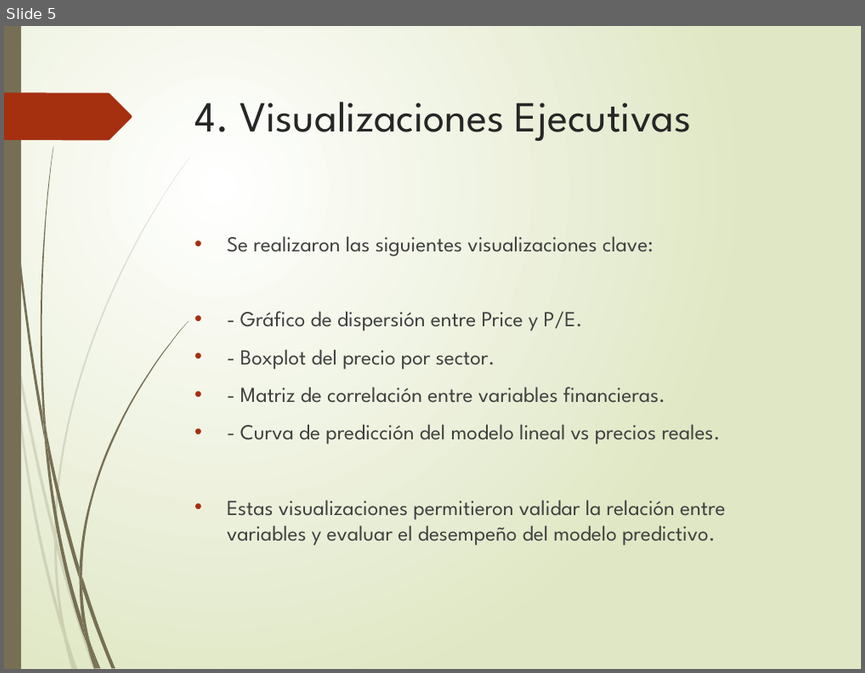
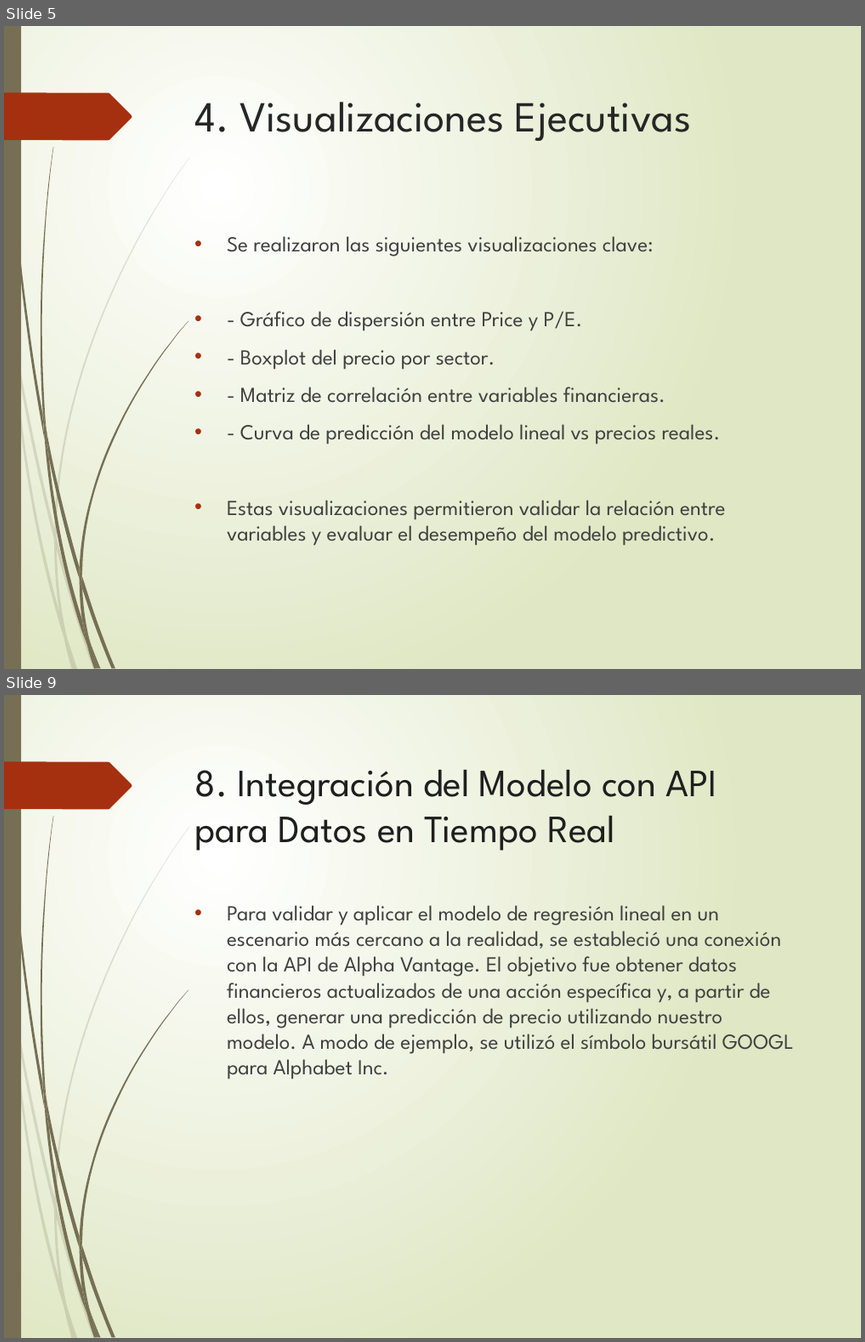
Before and after one commit to Mart1n2015/CODERHOUSE-DSII, a slide deck: Presentacion_Proyecto_DSII_Cerioli.pptx. Shown one above the other, each under a label of ours: slide 5 before the commit, slides 5 and 9 after it; the slides between them are not shown. The pictures are 865x673 and 865x1342 pixels, drawn with LibreOffice and Linux fonts; fonts in the diff are those of the drawing. Boxes give left, top, right and bottom in pixels: in the first picture for what was removed or moved away, otherwise in the second. Text is boxed around its words. In the diff, an @@ line names an element or a change of style, - is before the commit and + after.

```diff
--- a/Presentacion_Proyecto_DSII_Cerioli.pptx
+++ b/Presentacion_Proyecto_DSII_Cerioli.pptx
@@ slide 9 added at <box>4,695,861,1338</box>, background gradient #FFFFFF to #DFE8C4; not listed: 24 template elements that a slide beside it also shows @@
@@ title added at <box>194,769,718,851</box>, 32.4 pt, text #1F1F1F @@
+8. Integración del Modelo con API para Datos en Tiempo Real
@@ text added at <box>227,905,794,1079</box>, 18 pt, text #404040 @@
+• Para validar y aplicar el modelo de regresión lineal en un escenario más cercano a la realidad, se estableció una conexión con la API de Alpha Vantage. El objetivo fue obtener datos financieros actualizados de una acción específica y, a partir de ellos, generar una predicción de precio utilizando nuestro modelo. A modo de ejemplo, se utilizó el símbolo bursátil GOOGL para Alphabet Inc.
```
Also in this commit, not shown: 1 slide changed, 3 other slides added.
